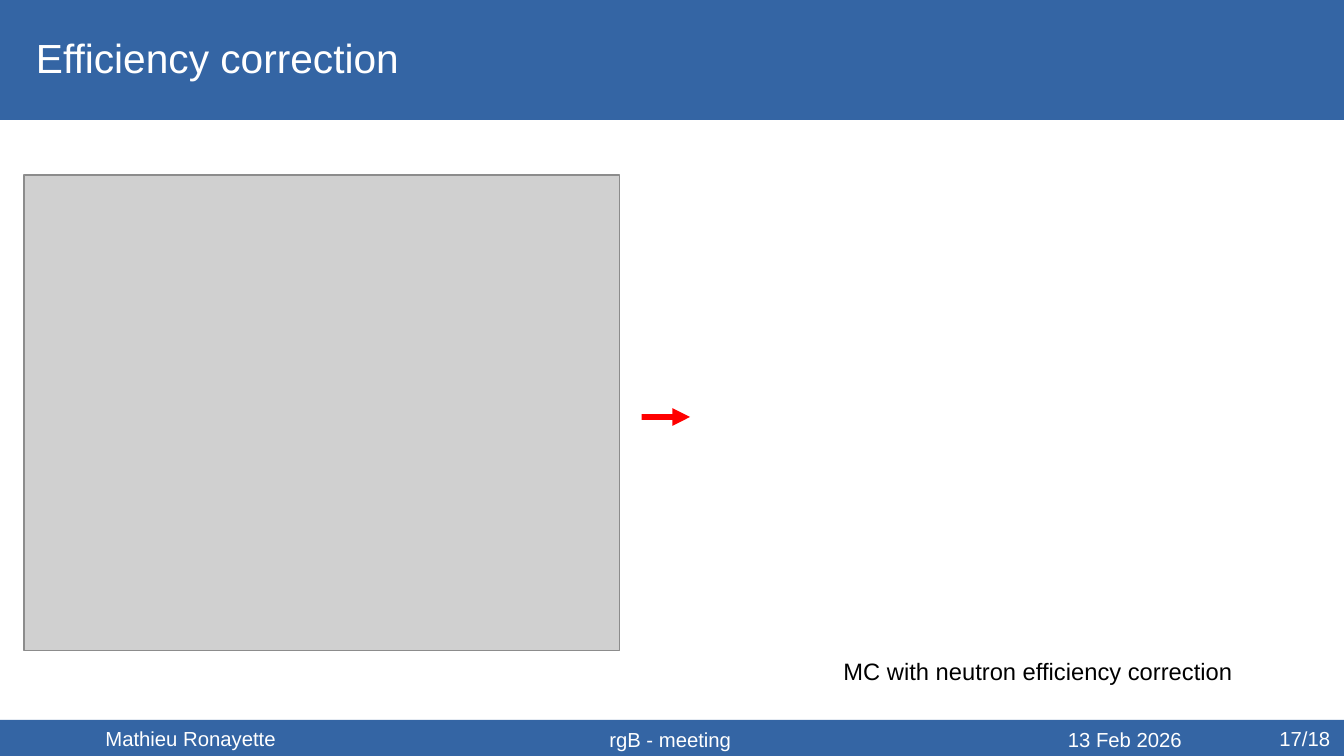
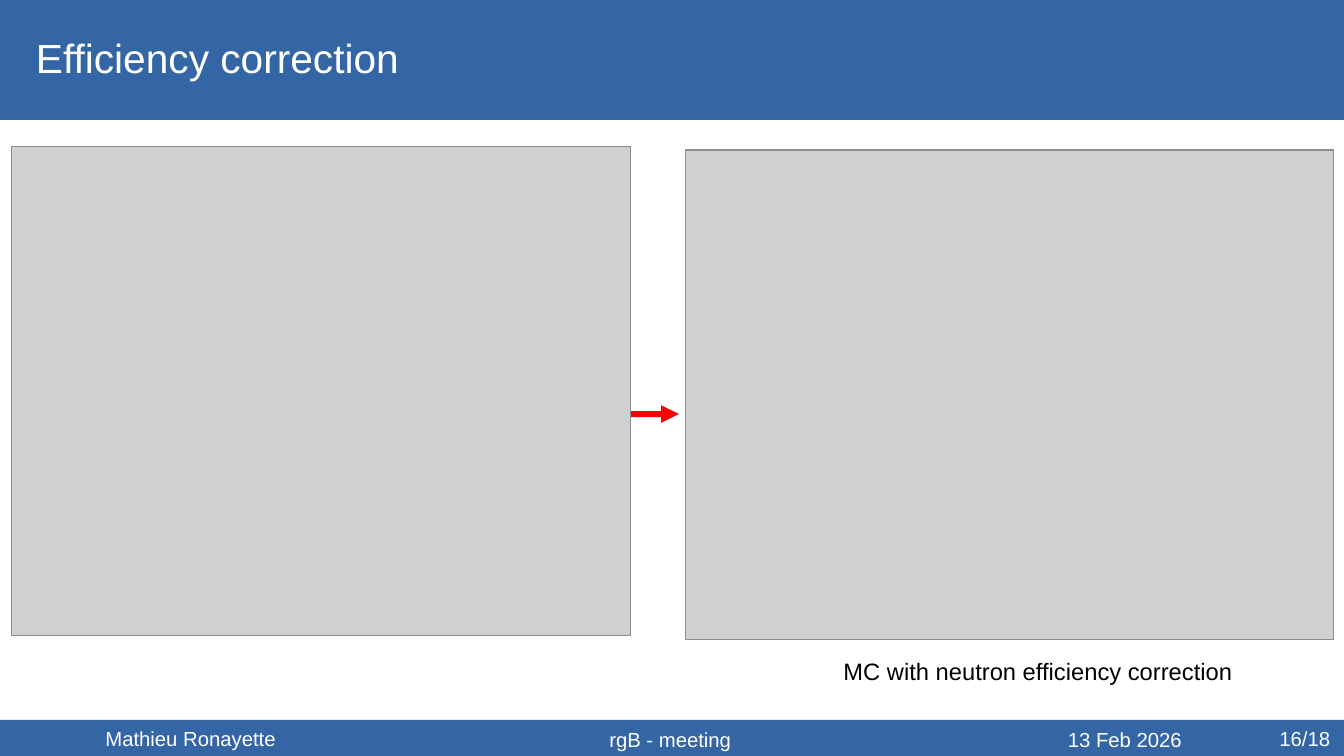
Before and after one commit to mathieuryt/phi_analysis, a slide deck: slide 16 of electroproduction/presentations/ClasMeeting_ronayette.odp (slide 20 before the commit). Drawn at 1344x756 pixels with LibreOffice and Linux fonts; fonts in the diff are those of the drawing; grey boxes stand for pictures. Boxes give left, top, right and bottom in pixels: in the first picture for what was removed or moved away, otherwise in the second. Text is boxed around its words. In the diff, an @@ line names an element or a change of style, - is before the commit and + after.

```diff
--- a/electroproduction/presentations/ClasMeeting_ronayette.odp
+++ b/electroproduction/presentations/ClasMeeting_ronayette.odp
@@ picture: place and size @@
-picture at <box>24,176,620,651</box>
+picture at <box>11,146,631,635</box>
@@ picture added at <box>685,150,1334,639</box> @@
@@ arrow moved from (690, 417) - (642, 417) to (679, 415) - (631, 415) @@
@@ text at <box>1279,731,1330,747</box>: text changed @@
-17/18
+16/18
```
Also in this commit, not shown: 15 other slides changed, 3 slides added.
